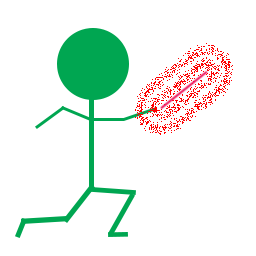
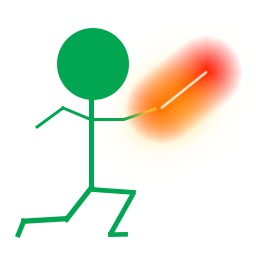
Comparing the layer stacks of the two 256×256 images. Changes:
pixels changed over box(102, 35, 244, 169) (layer not identified)
